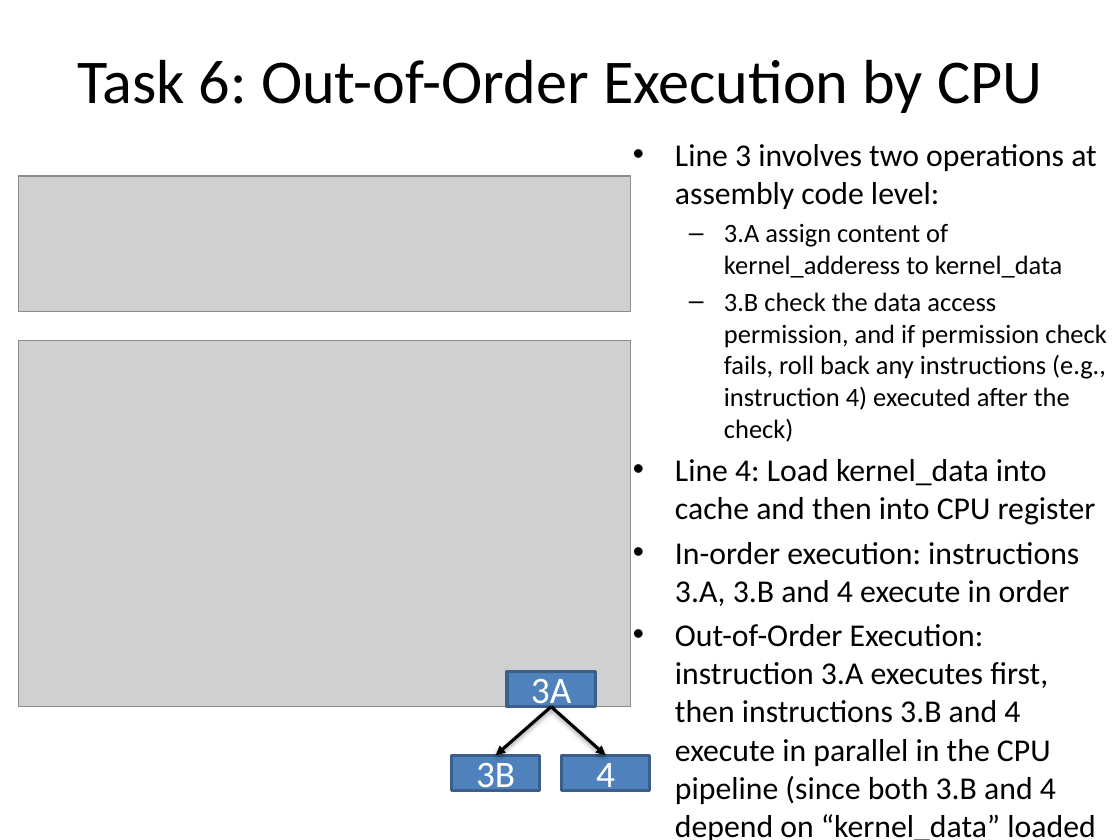
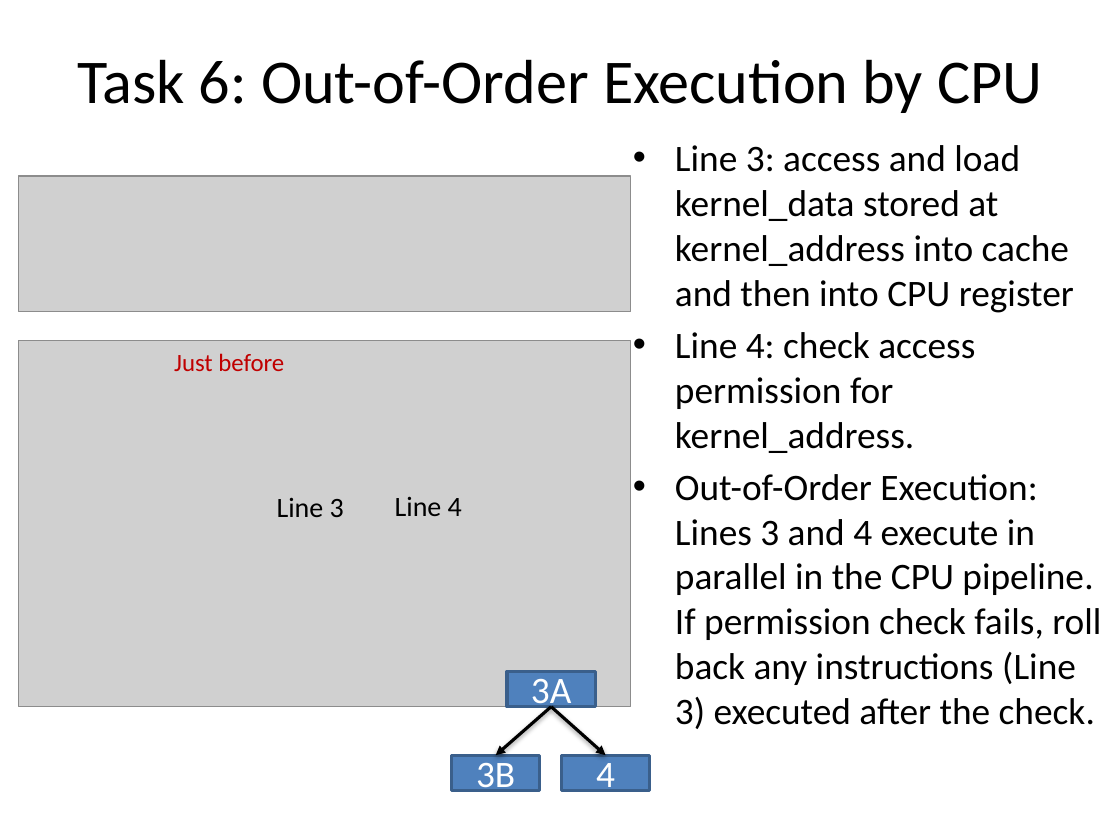
Before and after one commit to gulaoshi/gu.github.io, a slide deck: slide 22 of InfoSec/PPTs/Labs/Lab5-6-Meltdown&Spectre.pptx. Drawn at 1120x840 pixels with LibreOffice and Linux fonts; fonts in the diff are those of the drawing; grey boxes stand for pictures. Boxes give left, top, right and bottom in pixels: in the first picture for what was removed or moved away, otherwise in the second. Text is boxed around its words. In the diff, an @@ line names an element or a change of style, - is before the commit and + after.

```diff
--- a/InfoSec/PPTs/Labs/Lab5-6-Meltdown&Spectre.pptx
+++ b/InfoSec/PPTs/Labs/Lab5-6-Meltdown&Spectre.pptx
@@ text at [675,145,1101,729]: text changed; size 20.4 to 24 pt @@
-• Line 3 involves two operations at assembly code level:
-  – 3.A assign content of kernel_adderess to kernel_data
-  – 3.B check the data access permission, and if permission check fails, roll back any instructions (e.g., instruction 4) executed after the check)
-• Line 4: Load kernel_data into cache and then into CPU register
-• In-order execution: instructions 3.A, 3.B and 4 execute in order
-• Out-of-Order Execution: instruction 3.A executes first, then instructions 3.B and 4 execute in parallel in the CPU pipeline (since both 3.B and 4 depend on “kernel_data” loaded by 3.A)
+• Line 3: access and load kernel_data stored at kernel_address into cache and then into CPU register
+• Line 4: check access permission for kernel_address.
+• Out-of-Order Execution: Lines 3 and 4 execute in parallel in the CPU pipeline. If permission check fails, roll back any instructions (Line 3) executed after the check.
@@ text added at [174,353,284,371], 16 pt, text #C00000 @@
+Just before
@@ text added at [277,497,344,517], 18 pt, text #000000 @@
+Line 3
@@ text added at [395,496,462,516], 18 pt, text #000000 @@
+Line 4
```
Also in this commit, not shown: 1 other slide changed, 2 other files.
